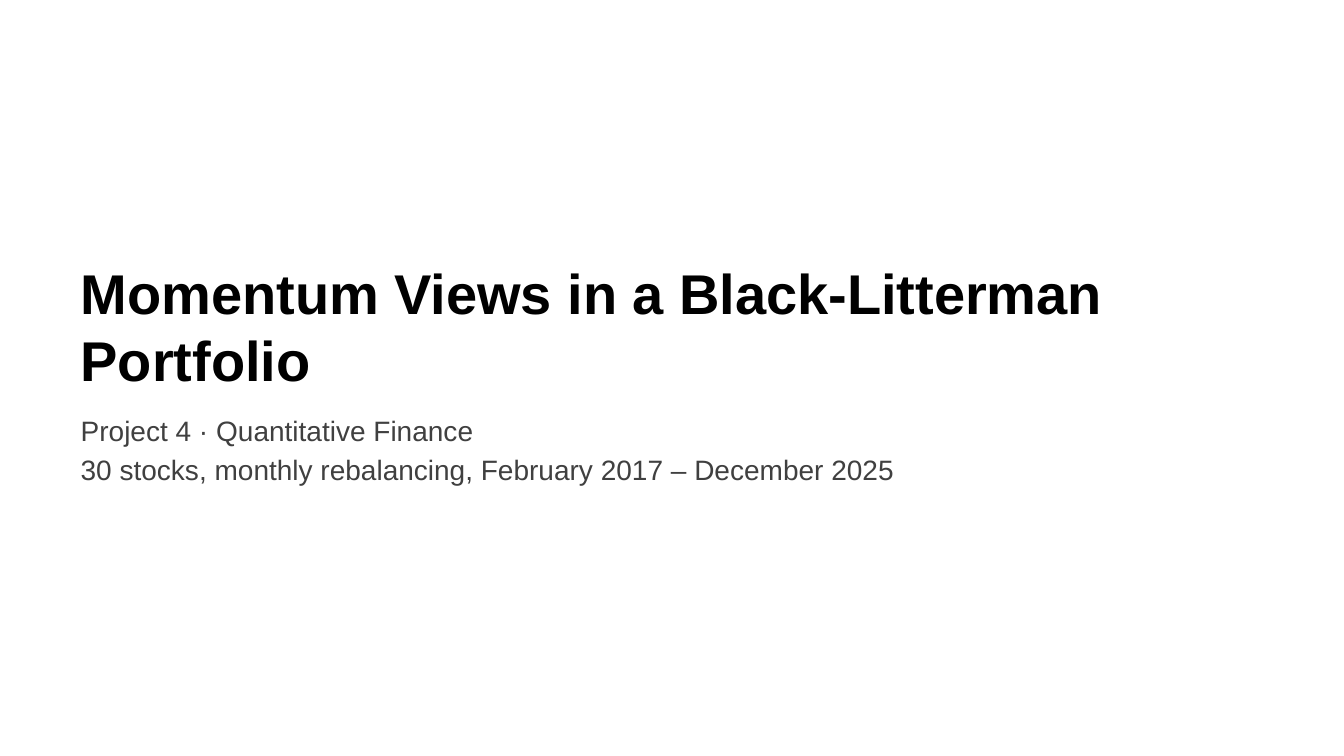
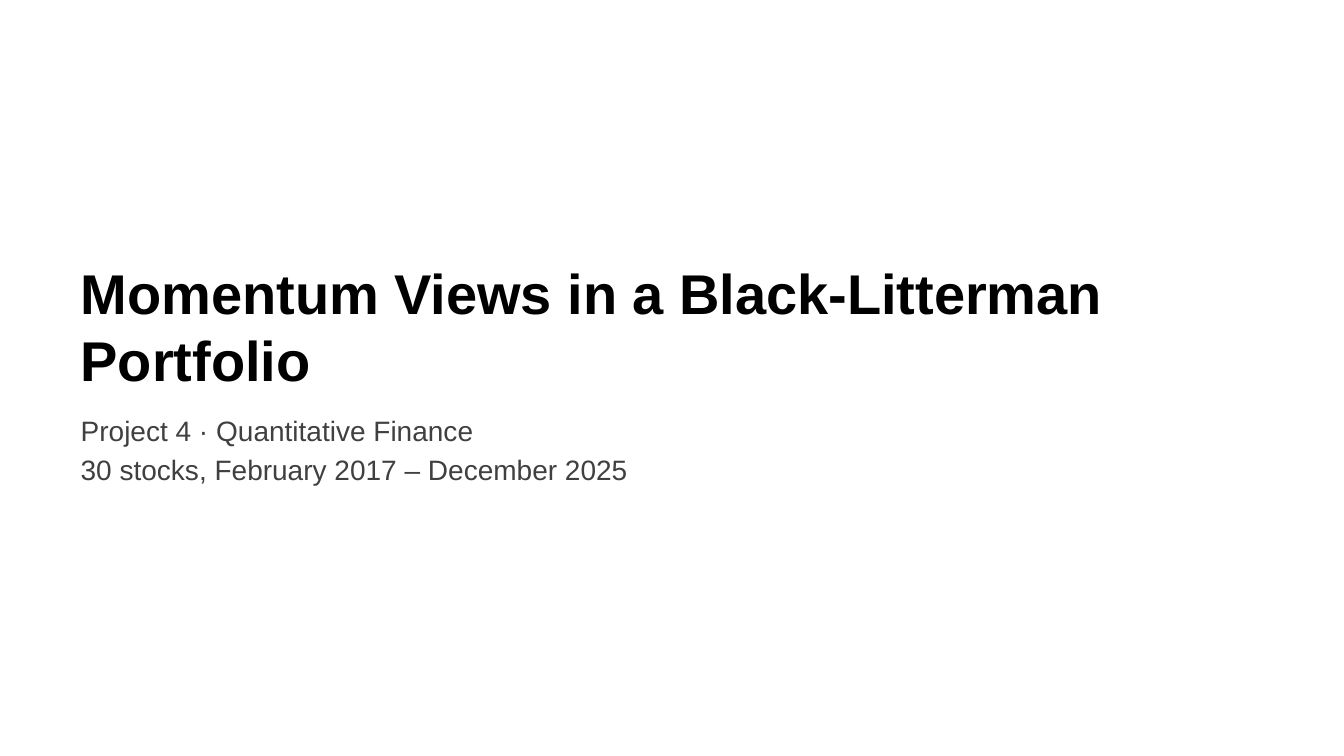
Before and after one commit to mateopreve-dev/quant-finance-project, a slide deck: slide 1 of slides/Project4_MomentumBL.pptx. Drawn at 1344x756 pixels with LibreOffice and Linux fonts; fonts in the diff are those of the drawing. Boxes give left, top, right and bottom in pixels: in the first picture for what was removed or moved away, otherwise in the second. Text is boxed around its words. In the diff, an @@ line names an element or a change of style, - is before the commit and + after.

```diff
--- a/slides/Project4_MomentumBL.pptx
+++ b/slides/Project4_MomentumBL.pptx
@@ text at (81,459,627,485): text changed @@
-30 stocks, monthly rebalancing, February 2017 – December 2025
+30 stocks, February 2017 – December 2025
```
Also in this commit, not shown: 4 other slides changed, 3 slides added, 5 slides removed.
